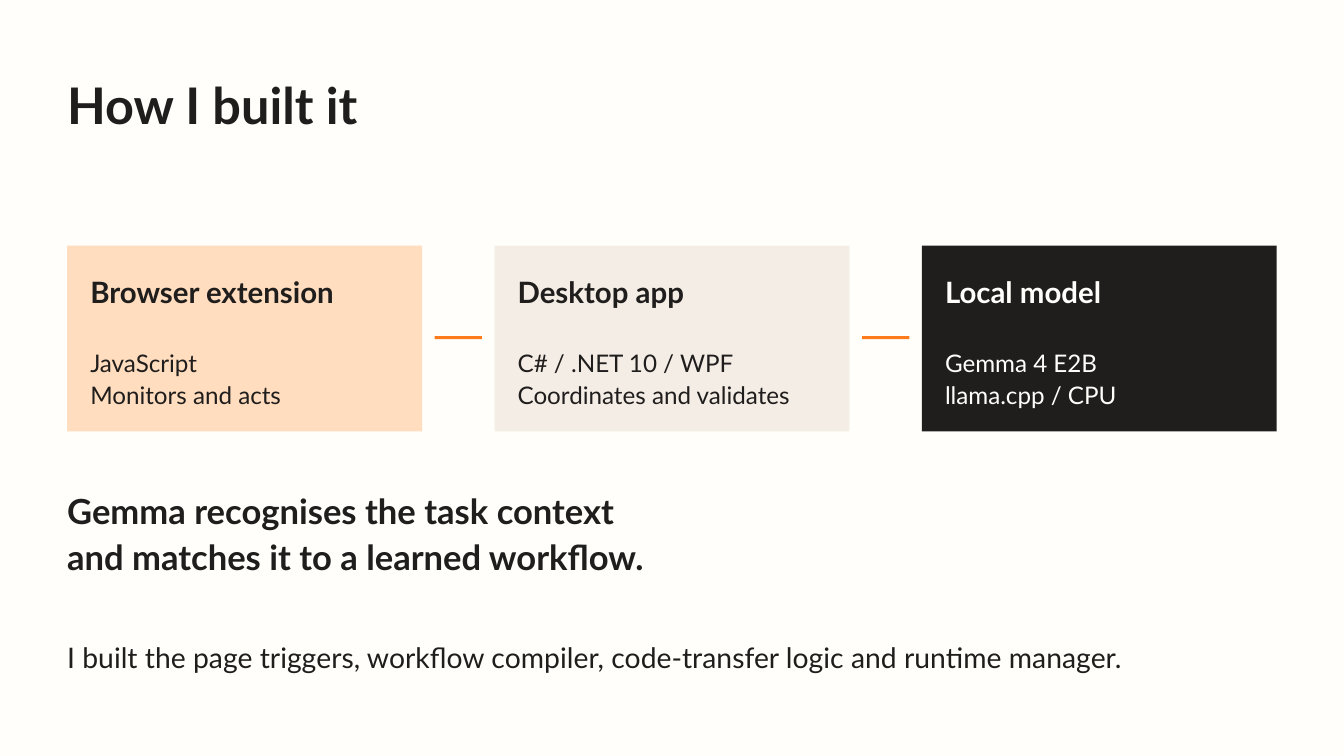
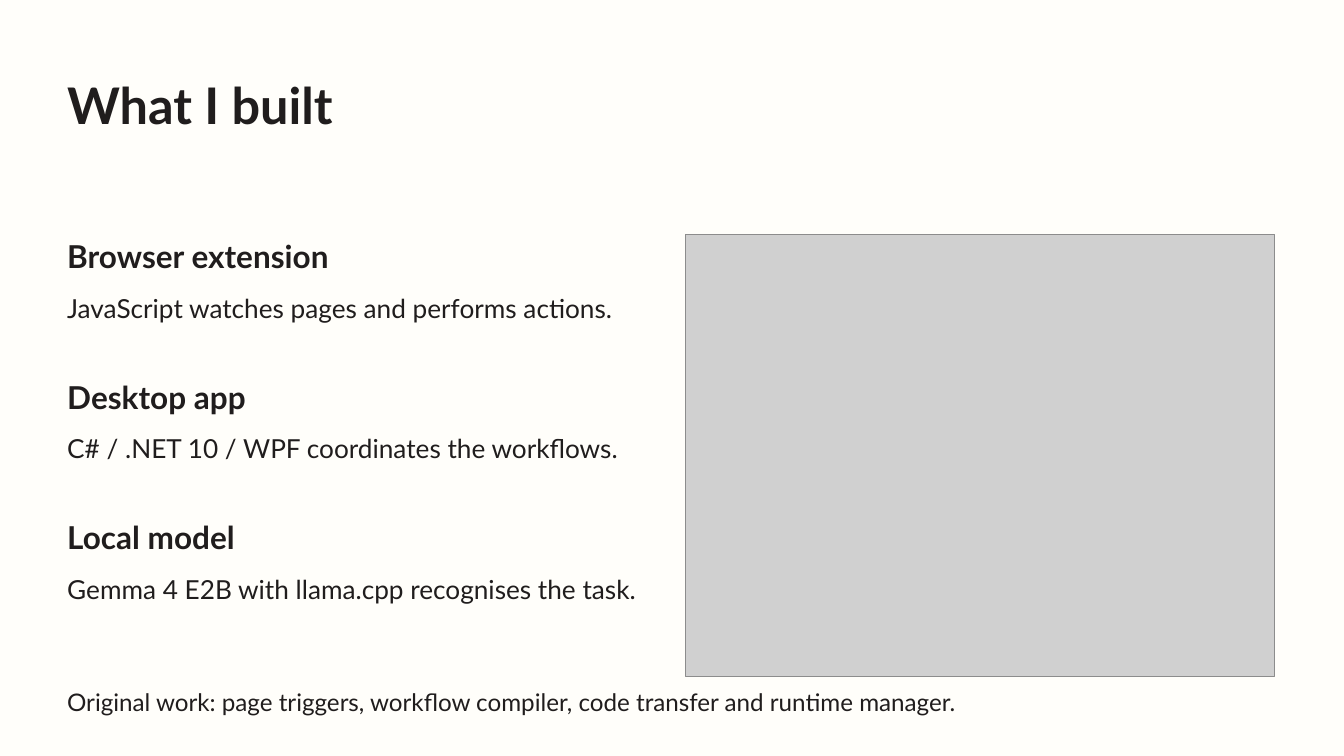
Before and after one commit to MLouchini/Kopi, a slide deck: slide 7 of docs/presentation/Kopi-Hackathon-Pitch.pptx. Drawn at 1344x756 pixels with LibreOffice and Linux fonts; fonts in the diff are those of the drawing; grey boxes stand for pictures. Boxes give left, top, right and bottom in pixels: in the first picture for what was removed or moved away, otherwise in the second. Text is boxed around its words. In the diff, an @@ line names an element or a change of style, - is before the commit and + after.

```diff
--- a/docs/presentation/Kopi-Hackathon-Pitch.pptx
+++ b/docs/presentation/Kopi-Hackathon-Pitch.pptx
@@ text at (67, 86, 333, 125): text changed @@
-How I built it
+What I built
@@ text "Browser extension": place and size @@
-text "Browser extension" at (90, 281, 334, 304)
+text "Browser extension" at (67, 244, 329, 269)
@@ text "Browser extension" at (67, 244, 329, 269): size 21 to 22.5 pt @@
@@ picture added at (686, 234, 1275, 677) @@
@@ rectangle removed at (68, 246, 422, 432) @@
@@ rectangle removed at (495, 246, 850, 432) @@
@@ rectangle removed at (923, 246, 1277, 432) @@
@@ text added at (67, 298, 612, 322), 18.8 pt, text #201D1D @@
+JavaScript watches pages and performs actions.
@@ text removed at (90, 354, 281, 404) @@
-JavaScript
-Monitors and acts
@@ rectangle removed at (435, 336, 482, 339) @@
@@ rectangle removed at (862, 336, 909, 339) @@
@@ text "Desktop app" at (67, 385, 246, 415): size 21 to 22.5 pt @@
@@ text "Desktop app": place and size @@
-text "Desktop app" at (518, 281, 684, 308)
+text "Desktop app" at (67, 385, 246, 415)
@@ text at (67, 438, 618, 459): text changed; size 17.2 to 18.8 pt @@
-C# / .NET 10 / WPF
-Coordinates and validates
+C# / .NET 10 / WPF coordinates the workflows.
@@ text removed at (67, 498, 644, 571) @@
-Gemma recognises the task context
-and matches it to a learned workflow.
@@ text "Local model": place and size @@
-text "Local model" at (945, 281, 1101, 304)
+text "Local model" at (67, 525, 235, 550)
@@ text "Local model" at (67, 525, 235, 550): size 21 to 22.5 pt, text colour #FFFEFA to #201D1D @@
@@ text at (67, 579, 636, 604): text changed; size 17.2 to 18.8 pt; text colour #FFFEFA to #201D1D @@
-Gemma 4 E2B
-llama.cpp / CPU
+Gemma 4 E2B with llama.cpp recognises the task.
@@ text at (67, 693, 955, 716): text changed; size 20.2 to 17.2 pt @@
-I built the page triggers, workflow compiler, code-transfer logic and runtime manager.
+Original work: page triggers, workflow compiler, code transfer and runtime manager.
```
Also in this commit, not shown: 2 other slides changed, 5 slides added, 5 slides removed, 10 other files.
